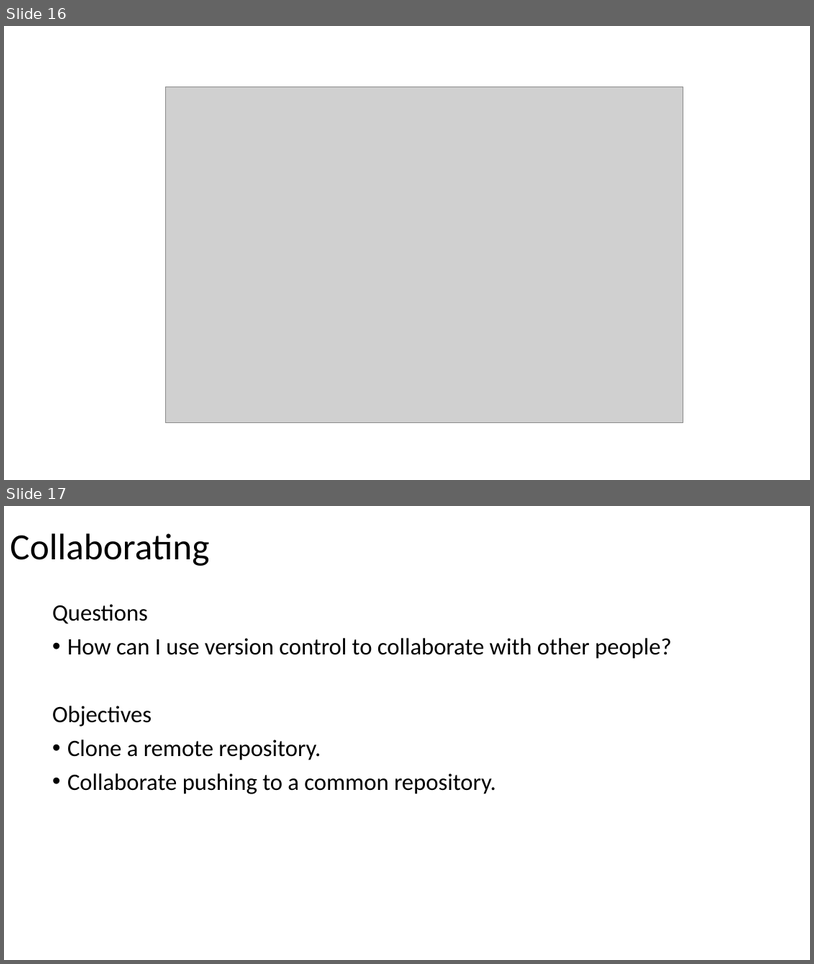
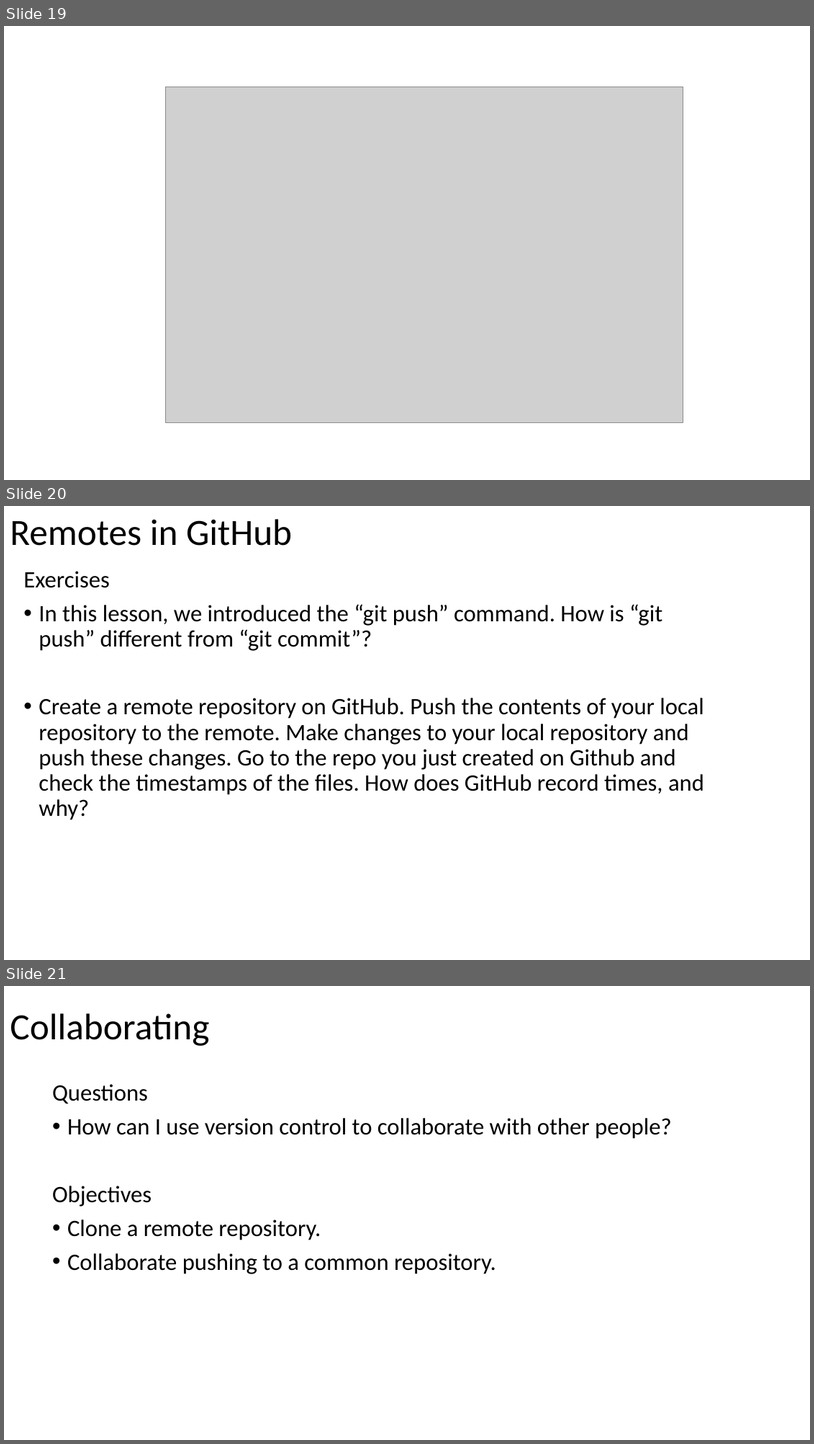
Before and after one commit to heatherciallella/SWC_Workshop_RUC_Fall17, a slide deck: Version control with Git/Version control with Git.pptx. Shown one above the other, each under a label of ours: slides 16 and 17 before the commit, slides 19, 20 and 21 after it. The pictures are 814x964 and 814x1444 pixels, drawn with LibreOffice and Linux fonts; fonts in the diff are those of the drawing; grey boxes stand for pictures. Boxes give left, top, right and bottom in pixels: in the first picture for what was removed or moved away, otherwise in the second. Text is boxed around its words. In the diff, an @@ line names an element or a change of style, - is before the commit and + after.

Commit message:
added some exercises to the ppt.

```diff
--- a/Version control with Git/Version control with Git.pptx
+++ b/Version control with Git/Version control with Git.pptx
@@ slide 20 added at [4,506,810,960], background #FFFFFF @@
@@ title added at [10,519,292,546], 44 pt, text #000000 @@
+Remotes in GitHub
@@ text added at [23,571,705,820], 28 pt, text #000000 @@
+Exercises
+• In this lesson, we introduced the “git push” command. How is “git push” different from “git commit”?
+• Create a remote repository on GitHub. Push the contents of your local repository to the remote. Make changes to your local repository and push these changes. Go to the repo you just created on Github and check the timestamps of the files. How does GitHub record times, and why?
@@ what was slide 16 is now slide 19 @@
@@ what was slide 17 is now slide 21 @@
```
Also in this commit, not shown: 3 other slides added.
